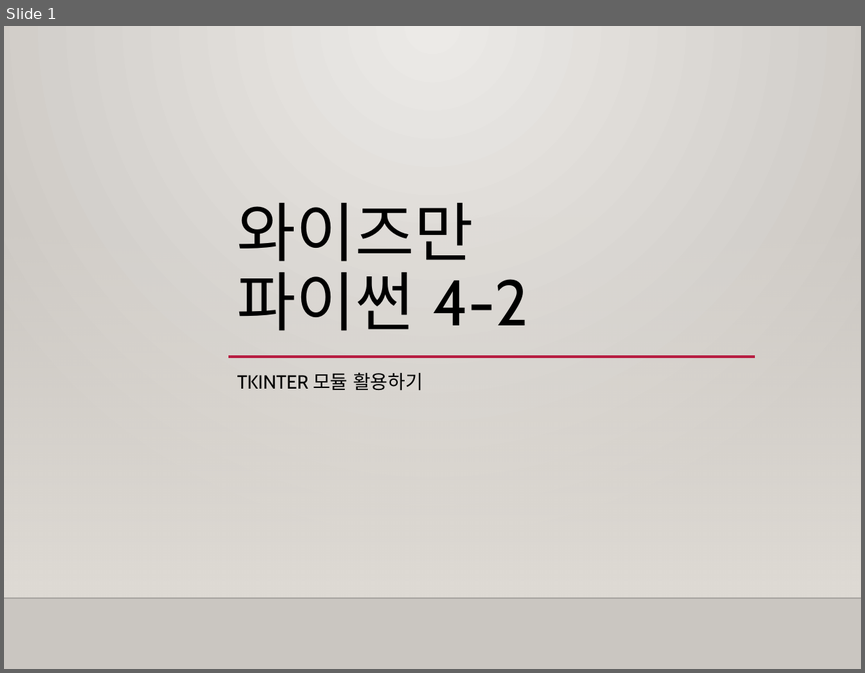
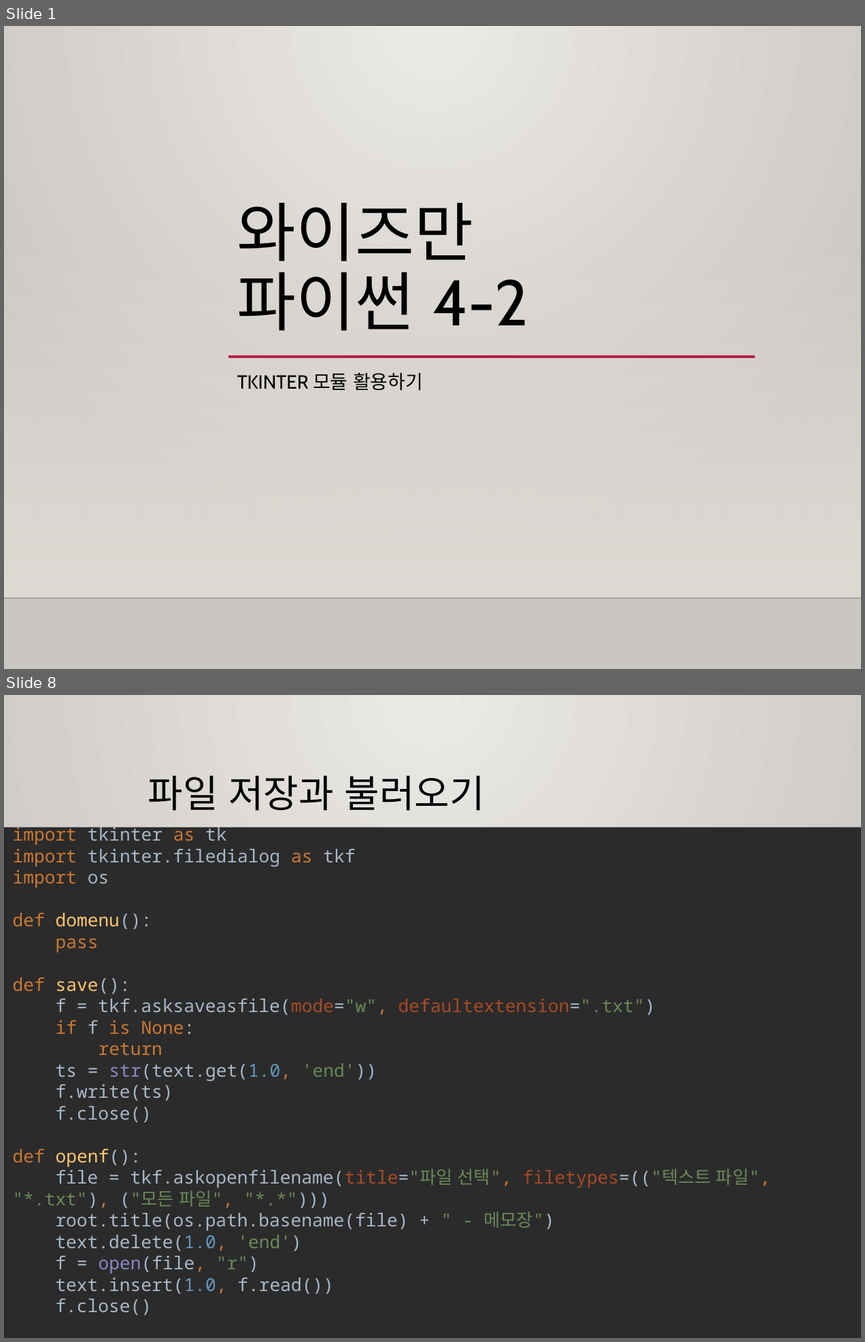
Before and after one commit to freshmea/weizman_python_class, a slide deck: textbook/파이썬4-2교시.pptx. Shown one above the other, each under a label of ours: slide 1 before the commit, slides 1 and 8 after it; the slides between them are not shown. The pictures are 865x673 and 865x1342 pixels, drawn with LibreOffice and Linux fonts; fonts in the diff are those of the drawing; background and template pictures are left out. Boxes give left, top, right and bottom in pixels: in the first picture for what was removed or moved away, otherwise in the second. Text is boxed around its words. In the diff, an @@ line names an element or a change of style, - is before the commit and + after.

```diff
--- a/textbook/파이썬4-2교시.pptx
+++ b/textbook/파이썬4-2교시.pptx
@@ slide 8 added at box(4, 695, 861, 1338), background gradient #ECEAE7 to #CAC7C1; not listed: 2 template elements that a slide beside it also shows @@
@@ title added at box(148, 775, 485, 811), 32 pt, text #000000 @@
+파일 저장과 불러오기
@@ rectangle added at box(4, 827, 861, 1338), fill #2B2B2B, 15 pt, text #A9B7C6 @@
+import tkinter as tk
+import tkinter.filedialog as tkf
+import os
+def domenu():
+pass
+def save():
+f = tkf.asksaveasfile(mode="w", defaultextension=".txt")
+if f is None:
+return
+ts = str(text.get(1.0, 'end'))
+f.write(ts)
+f.close()
+def openf():
+file = tkf.askopenfilename(title="파일 선택", filetypes=(("텍스트 파일", "*.txt"), ("모든 파일", "*.*")))
+root.title(os.path.basename(file) + " - 메모장")
+text.delete(1.0, 'end')
+f = open(file, "r")
+text.insert(1.0, f.read())
+f.close()
```
Also in this commit, not shown: 4 slides changed, 3 other slides added, 6 slides removed, 4 other files.
